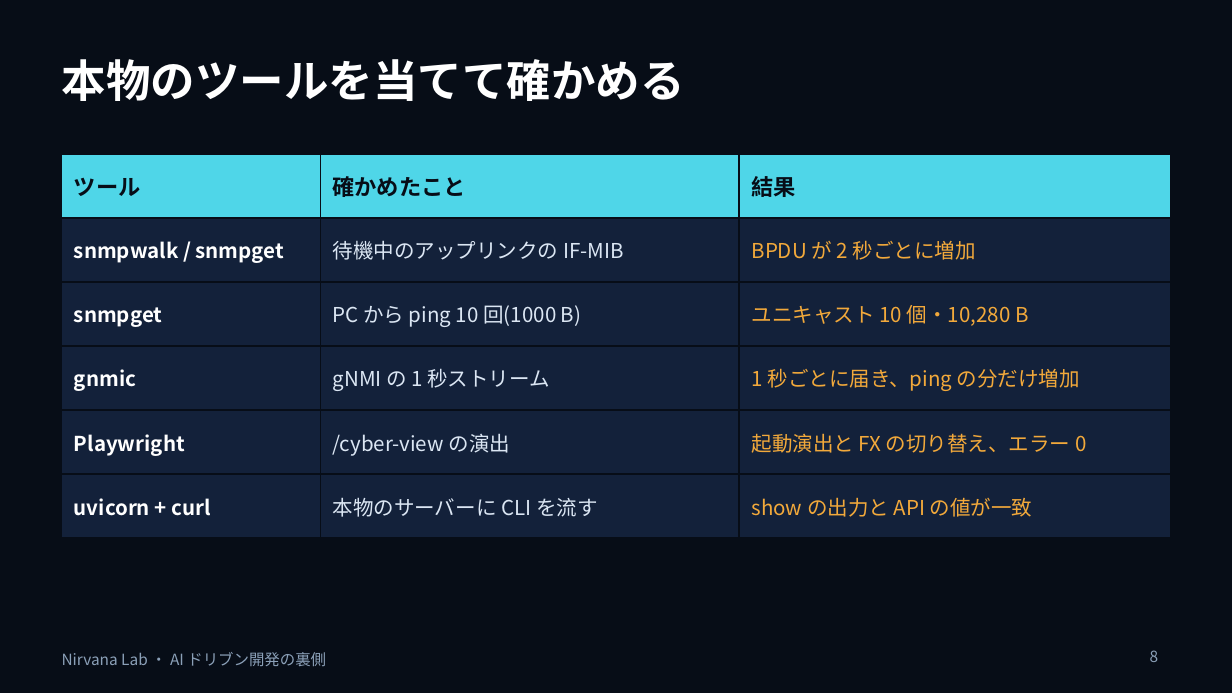
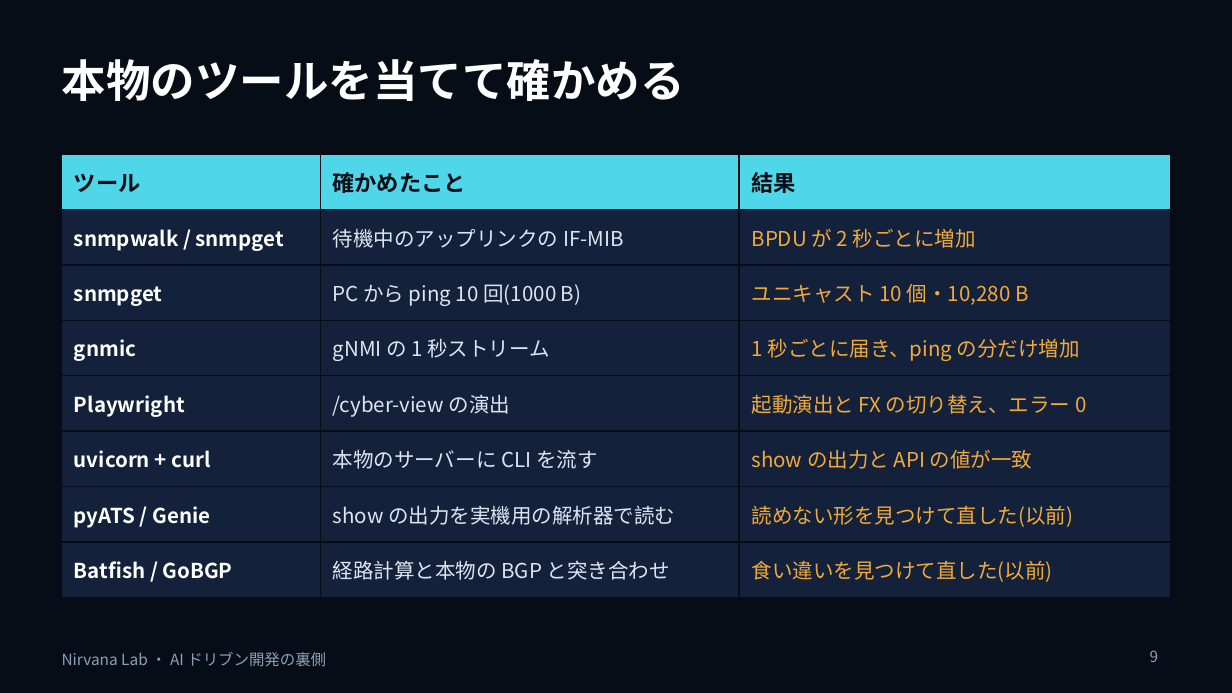
Before and after one commit to w-index-m/network-lab-emulator, a slide deck: slide 9 of docs/ai-driven-dev-behind-the-scenes.pptx (slide 8 before the commit). Drawn at 1232x693 pixels with LibreOffice and Linux fonts; fonts in the diff are those of the drawing. Boxes give left, top, right and bottom in pixels: in the first picture for what was removed or moved away, otherwise in the second. Text is boxed around its words. In the diff, an @@ line names an element or a change of style, - is before the commit and + after.

```diff
--- a/docs/ai-driven-dev-behind-the-scenes.pptx
+++ b/docs/ai-driven-dev-behind-the-scenes.pptx
@@ table at (62, 154, 1170, 586) @@
+row 7: pyATS / Genie | show の出力を実機用の解析器で読む | 読めない形を見つけて直した(以前)
+row 8: Batfish / GoBGP | 経路計算と本物の BGP と突き合わせ | 食い違いを見つけて直した(以前)
@@ page number at (1150, 650, 1159, 662): text changed @@
-8
+9
```
Also in this commit, not shown: 1 other slide changed, 1 slide added, 1 other file.
